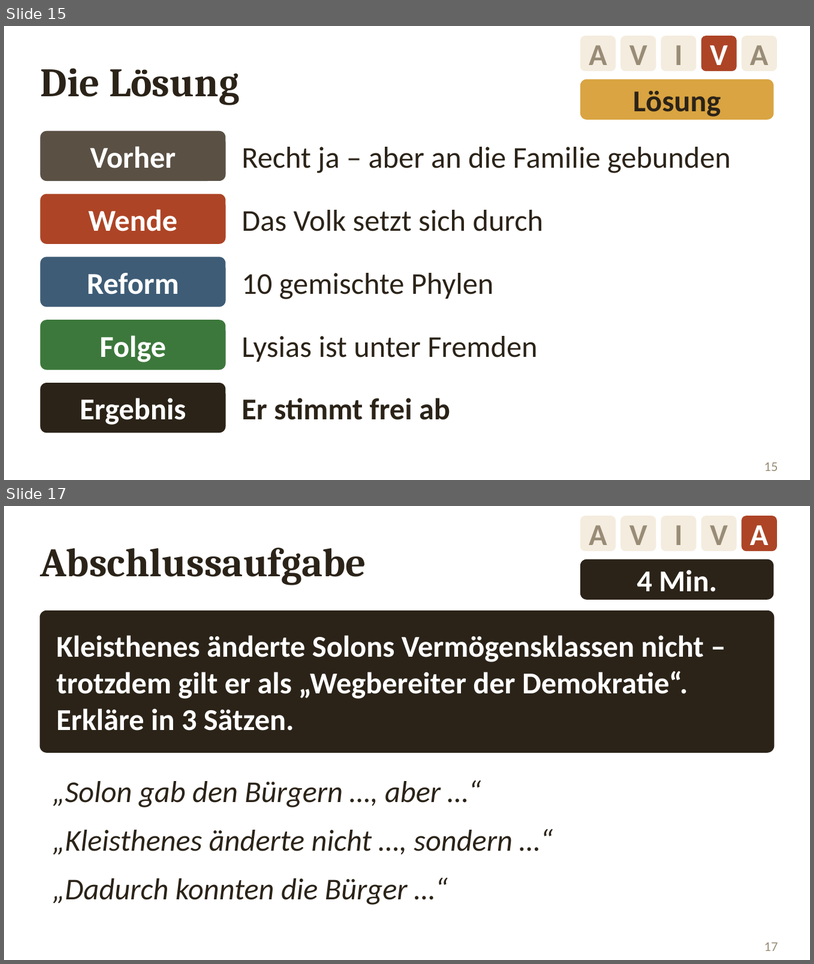
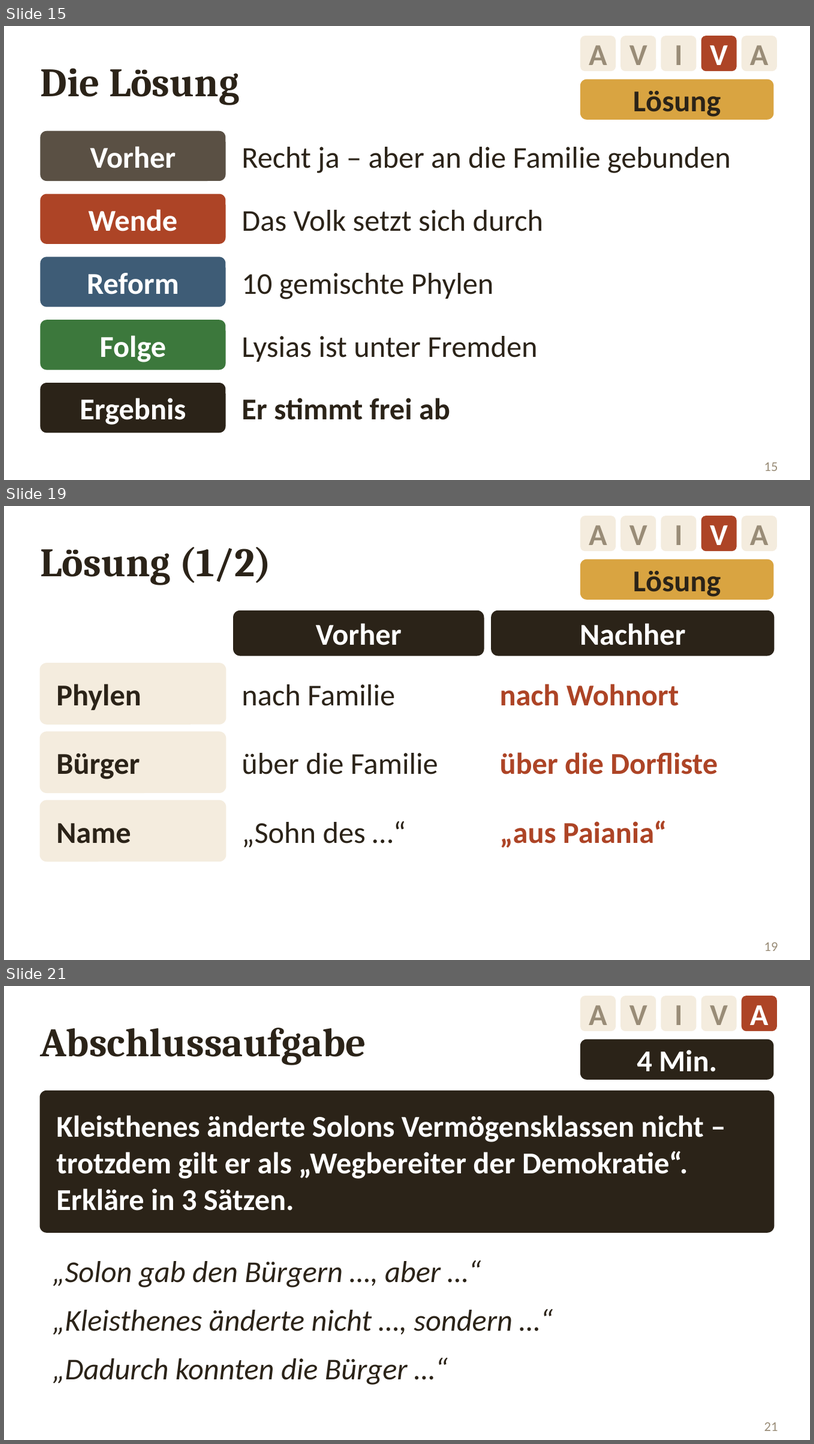
Before and after one commit to golzkonstantin-gif/Schule, a slide deck: Geschichte_11/Stunde_Kleisthenes/Folien_Kleisthenes.pptx. Shown one above the other, each under a label of ours: slides 15 and 17 before the commit, slides 15, 19 and 21 after it; the slides between them are not shown. The pictures are 814x964 and 814x1444 pixels, drawn with LibreOffice and Linux fonts; fonts in the diff are those of the drawing. Boxes give left, top, right and bottom in pixels: in the first picture for what was removed or moved away, otherwise in the second. Text is boxed around its words. In the diff, an @@ line names an element or a change of style, - is before the commit and + after.

```diff
--- a/Geschichte_11/Stunde_Kleisthenes/Folien_Kleisthenes.pptx
+++ b/Geschichte_11/Stunde_Kleisthenes/Folien_Kleisthenes.pptx
@@ slide 19 added at [4, 506, 810, 960], background #FFFFFF @@
@@ rounded rectangle added at [581, 516, 616, 551], fill #F4ECDE, 27 pt, text #998C77, bold @@
+A
@@ rounded rectangle added at [621, 516, 656, 551], fill #F4ECDE, 27 pt, text #998C77, bold @@
+V
@@ rounded rectangle added at [661, 516, 696, 551], fill #F4ECDE, 27 pt, text #998C77, bold @@
+I
@@ rounded rectangle added at [702, 516, 737, 551], fill #AD4426, 27 pt, text #FFFFFF, bold @@
+V
@@ rounded rectangle added at [742, 516, 777, 551], fill #F4ECDE, 27 pt, text #998C77, bold @@
+A
@@ text added at [40, 547, 272, 585], 36 pt, text #2B2318, bold @@
+Lösung (1/2)
@@ rounded rectangle added at [581, 559, 774, 600], fill #D9A441, 27 pt, text #2B2318, bold @@
+Lösung
@@ rounded rectangle added at [234, 611, 484, 655], fill #2B2318, outline #2B2318 1 pt @@
@@ rounded rectangle added at [492, 611, 774, 655], fill #2B2318, outline #2B2318 1 pt @@
@@ text added at [316, 623, 402, 645], 27 pt, text #FFFFFF, bold @@
+Vorher
@@ text added at [580, 623, 686, 645], 27 pt, text #FFFFFF, bold @@
+Nachher
@@ rounded rectangle added at [40, 663, 226, 724], fill #F4ECDE, outline #F4ECDE 1 pt @@
@@ text added at [56, 684, 141, 710], 27 pt, text #2B2318, bold @@
+Phylen
@@ text added at [242, 684, 395, 706], 27 pt, text #2B2318 @@
+nach Familie
@@ text added at [500, 684, 679, 706], 27 pt, text #AD4426, bold @@
+nach Wohnort
@@ rounded rectangle added at [40, 732, 226, 792], fill #F4ECDE, outline #F4ECDE 1 pt @@
@@ text added at [56, 753, 140, 779], 27 pt, text #2B2318, bold @@
+Bürger
@@ text added at [242, 753, 438, 774], 27 pt, text #2B2318 @@
+über die Familie
@@ text added at [500, 752, 718, 774], 27 pt, text #AD4426, bold @@
+über die Dorfliste
@@ rounded rectangle added at [40, 801, 226, 861], fill #F4ECDE, outline #F4ECDE 1 pt @@
@@ text added at [56, 823, 131, 843], 27 pt, text #2B2318, bold @@
+Name
@@ text added at [242, 822, 366, 847], 27 pt, text #2B2318 @@
+„Sohn des …“
@@ text added at [500, 820, 667, 847], 27 pt, text #AD4426, bold @@
+„aus Paiania“
@@ page number added at [765, 942, 779, 951], 12 pt, text #998C77 @@
+19
@@ what was slide 17 is now slide 21 @@
@@ page number at [765, 1422, 779, 1431]: text changed @@
-17
+21
```
Also in this commit, not shown: 2 slides changed, 4 other slides added, 1 slide removed, 18 other files.
